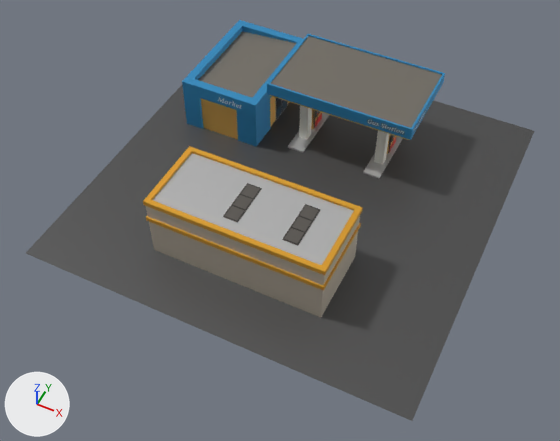
Two versions of the glTF model js/clusters/remix-commercial-services.glb, one commit apart.
One viewpoint serves both versions: a 50 mm lens placed at (33.9, -62.1, 58.8), pointed at (10.3, -15.0, -0.1). Arrows for +X, +Y and +Z are at lower left; the lights stay in place. The older version comes first. Where no turn or scale is listed for an object, it has been applied to the vertices.

Objects in the first picture: 'Building_Auto Service_Cube.001', 'Building_Gas Station_Cube.019', 'Road Tile_Plane.003'.
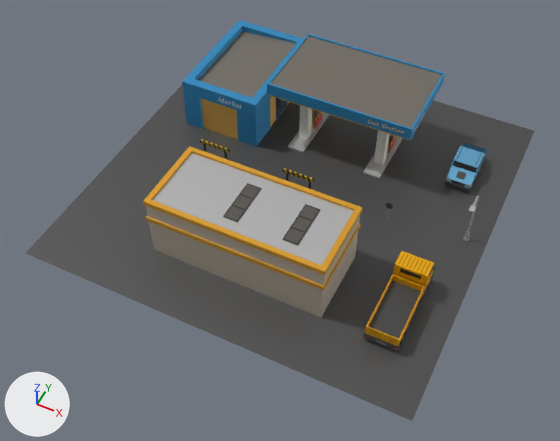
Edits to the bpy script that builds the scene:
```text
Add ob_props_street_light_cube_044:
    ob_props_street_light_cube_044 = bpy.data.objects.new('Props_Street Light_Cube.044', me_mesh_7)  # 76 vertices, 144 faces; spans x -0.3..0.3, y -2.27..0.26, z 0.0..6.43; in mat_props_trafficprops (picture img_image_6)
    ob_props_street_light_cube_044.location = (28.0, -9.0, 0.0)
Add ob_props_traffic_control_barrier_fence_cube_001:
    ob_props_traffic_control_barrier_fence_cube_001 = bpy.data.objects.new('Props_Traffic Control Barrier Fence_Cube.001', me_mesh_5)  # a box spanning x 1.2..1.4, y -0.09..0.09, z 0.0..2.0; a box spanning x -1.4..-1.2, y -0.09..0.09, z 0.0..2.0; a box spanning x -1.8..1.8, y -0.1..0.1, z 1.65..2.05; in mat_props_trafficprops_002 (picture img_image_5)
    ob_props_traffic_control_barrier_fence_cube_001.parent = ob_props_traffic_control_barrier_fence_obj_001
    ob_props_traffic_control_barrier_fence_cube_001.location = (2.421, 1.091, 0.0)
Add ob_props_traffic_control_barrier_fence_obj_001:
    ob_props_traffic_control_barrier_fence_obj_001 = bpy.data.objects.new('Props_Traffic_Control_Barrier_Fence.obj.001', None)
    ob_props_traffic_control_barrier_fence_obj_001.parent = ob_barrier_6
    ob_props_traffic_control_barrier_fence_obj_001.location = (-2.421, -1.091, 0.000677)
Add ob_barrier_6:
    ob_barrier_6 = bpy.data.objects.new('barrier-6', None)
    ob_barrier_6.parent = ob_remix_commercial_services
    ob_barrier_6.location = (10.0, -10.0, 0.0)
Add ob_props_traffic_control_barrier_fence_cube_030:
    ob_props_traffic_control_barrier_fence_cube_030 = bpy.data.objects.new('Props_Traffic Control Barrier Fence_Cube.030', me_mesh_5)  # a box spanning x 1.2..1.4, y -0.09..0.09, z 0.0..2.0; a box spanning x -1.4..-1.2, y -0.09..0.09, z 0.0..2.0; a box spanning x -1.8..1.8, y -0.1..0.1, z 1.65..2.05; in mat_props_trafficprops_002 (picture img_image_5)
    ob_props_traffic_control_barrier_fence_cube_030.parent = ob_props_traffic_control_barrier_fence_obj
    ob_props_traffic_control_barrier_fence_cube_030.location = (2.421, 1.091, 0.0)
Add ob_props_traffic_control_barrier_fence_obj:
    ob_props_traffic_control_barrier_fence_obj = bpy.data.objects.new('Props_Traffic_Control_Barrier_Fence.obj', None)
    ob_props_traffic_control_barrier_fence_obj.parent = ob_barrier_5
    ob_props_traffic_control_barrier_fence_obj.location = (-2.421, -1.091, 0.000677)
Add ob_barrier_5:
    ob_barrier_5 = bpy.data.objects.new('barrier-5', None)
    ob_barrier_5.parent = ob_remix_commercial_services
    ob_barrier_5.location = (0.0, -10.0, 0.0)
Add ob_vehicle_truck_cube_061:
    ob_vehicle_truck_cube_061 = bpy.data.objects.new('Vehicle_Truck_Cube.061', me_mesh_4)  # 363 vertices, 654 faces; spans x -1.81..1.82, y -4.63..4.47, z 0.0..3.39; in mat_truck2 (picture img_image_4)
    ob_vehicle_truck_cube_061.location = (24.99, -19.92, 0.0)
Add ob_vehicle_pick_up_truck_cube_095:
    ob_vehicle_pick_up_truck_cube_095 = bpy.data.objects.new('Vehicle_Pick up Truck_Cube.095', me_mesh_3)  # 377 vertices, 685 faces; spans x -1.55..1.55, y -3.12..2.85, z -0.01..2.27; in mat_suv2 (picture img_image_3)
    ob_vehicle_pick_up_truck_cube_095.location = (25.0, 0.13, 0.01)
```

Where the change shows, as pixel boxes (x1, y1, x2, y2) in the pictures (560 x 441 px):
'Vehicle_Truck_Cube.061', added
    after: (363, 251, 436, 352)
'Vehicle_Pick up Truck_Cube.095', added (blue)
    after: (444, 142, 487, 192)
'Props_Traffic Control Barrier Fence_Cube.001', added
    after: (283, 168, 315, 189)
'Props_Street Light_Cube.044', added
    after: (464, 196, 479, 241)
'Props_Traffic Control Barrier Fence_Cube.030', added
    after: (200, 139, 230, 159)
